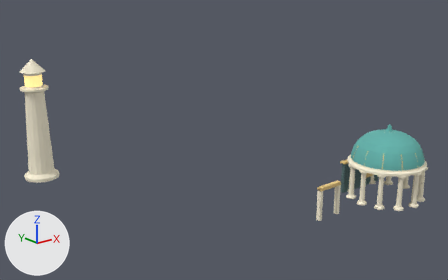
The OBJ model examples/showcase/res/aster/district-rotunda.obj as it was, and as the next commit left it.
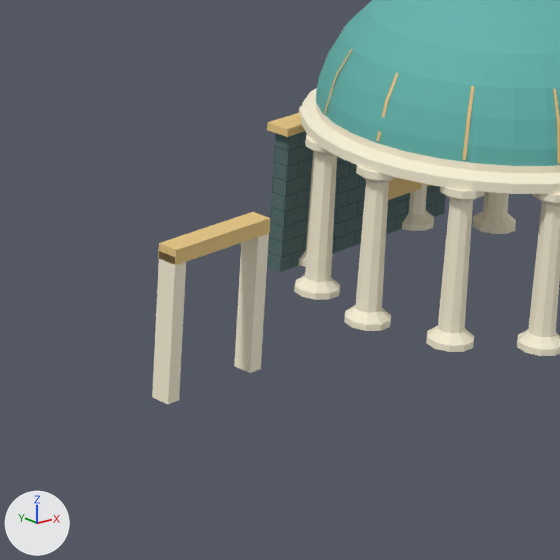
Old and new are each drawn whole from a 50 mm camera at (-70.5, -27.9, 34.6) aimed at (-21.3, 33.6, 10.0) and again close up on the part from 63% to 90% of the width and 48% to 91% of the height. The lights are fixed; the arrows at lower left show +X, +Y and +Z. The first two pictures are the older version. Where no turn or scale is listed for an object, it has been applied to the vertices.

In view in the first close-up: 'district-rotunda'.
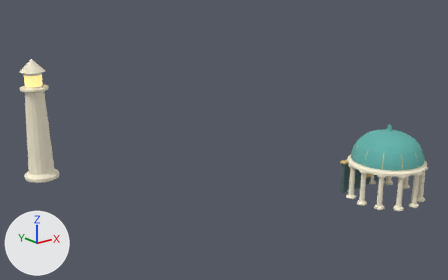
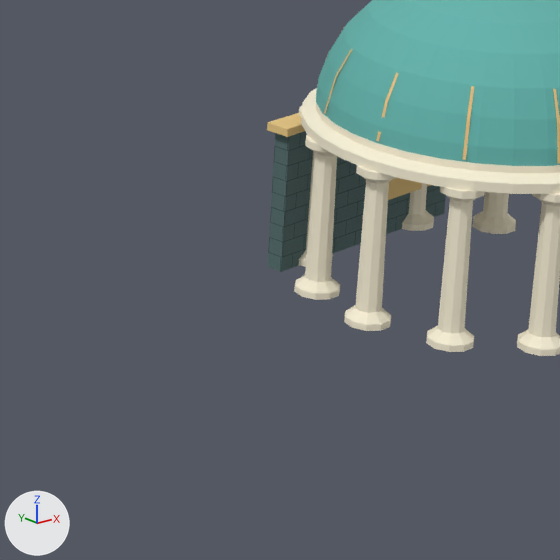
The change, as a list of edits to the scene's bpy script:
```text
Change me_district_rotunda:
    used by ob_district_rotunda; location = (0.0, 0.0, 0.0)
    remove me_district_rotunda.from_pydata(...)  # 1764 vertices, 3224 faces; spans x -44.2..5.7, y 17.3..47.2, z 0.0..21.5
    add me_district_rotunda.from_pydata(...)  # 1740 vertices, 3188 faces; spans x -44.2..5.7, y 17.3..47.2, z 0.0..21.5
    me_district_rotunda part 1: the loose piece of 8 vertices spanning x -13.9..-13.5, y 22.7..23.3, z 0.0..4.4 is deleted
    me_district_rotunda part 2: the loose piece of 8 vertices spanning x -10.5..-10.1, y 22.7..23.3, z 0.0..4.4 is deleted
    me_district_rotunda part 3: the loose piece of 8 vertices spanning x -13.9..-10.1, y 22.7..23.3, z 4.2..4.6 is deleted
```

What differs and where, as boxes [x1, y1, x2, y2] in the close-ups (560 x 560 px):
'district-rotunda', reshaped
    before: [152, 0, 560, 404]
    after: [267, 0, 560, 356]
part 1 of me_district_rotunda, deleted (pale yellow)
    before: [152, 252, 186, 404]
part 2 of me_district_rotunda, deleted (pale yellow)
    before: [234, 233, 269, 373]
part 3 of me_district_rotunda, deleted (beige)
    before: [158, 212, 270, 265]
